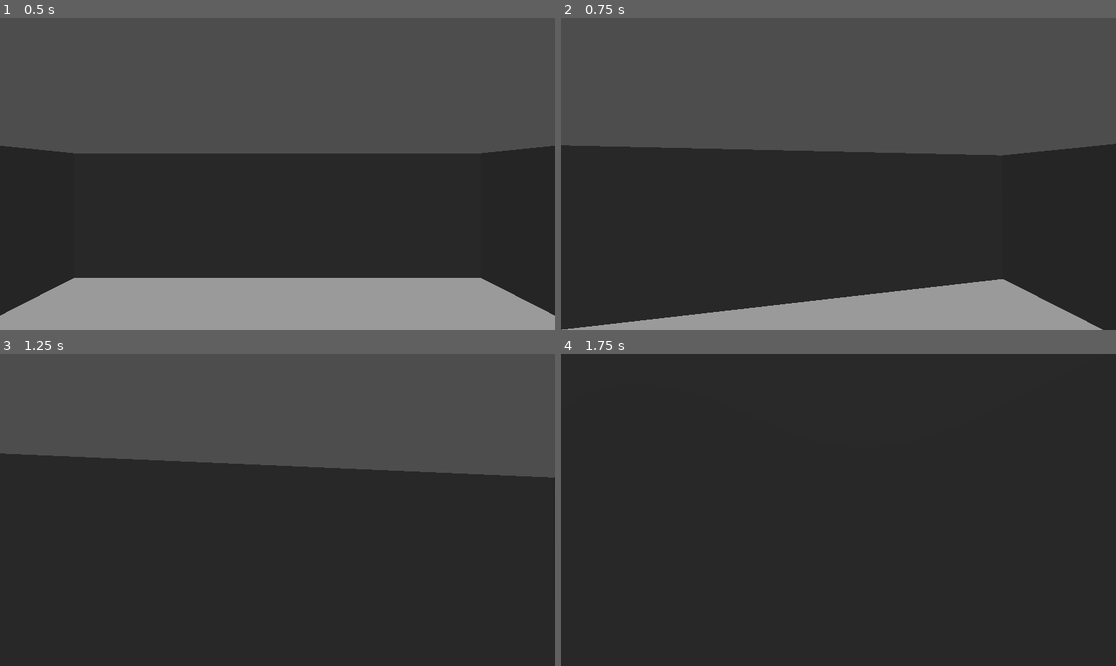
Above: before the commit, frames 1-4 (two rows, left to right).
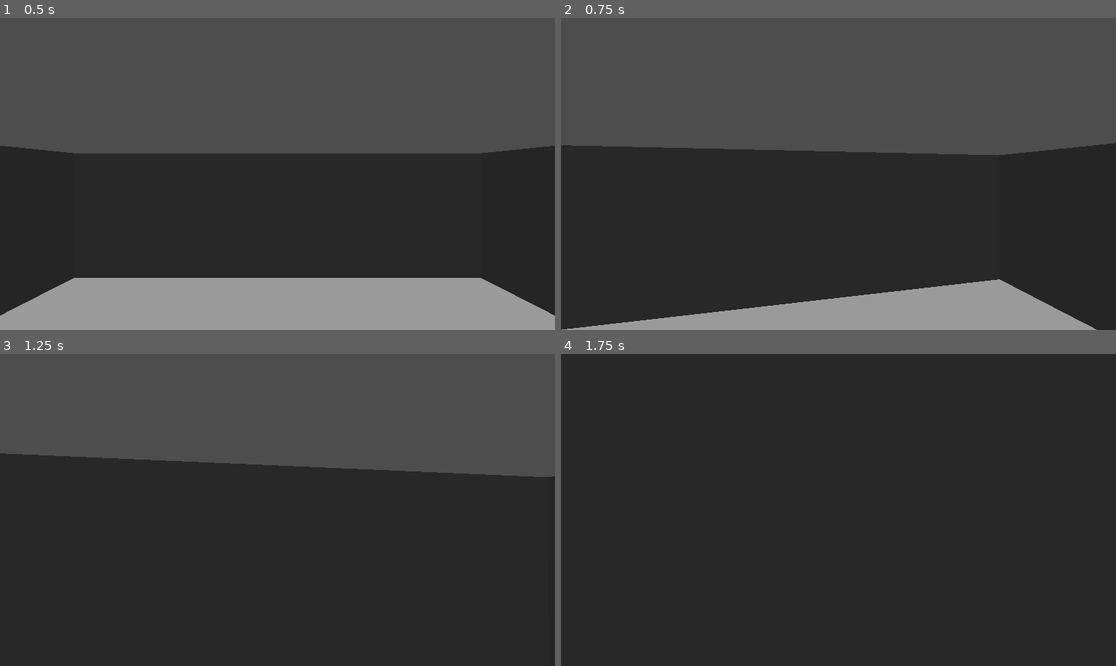
Above: after the commit, the same moments.

Repository: Ne-x-us-vault/Nexus_Blend
Game: Godot game, scene res://level_1.tscn
Same seed, same stepped clock (60 frames per second), same inputs: the game is played once before the commit and once after it.
Inputs (mouse positions are in pixels of both pictures, inside the frame that each line leads up to):
- Up to frame 1 (0.5 s): no input
- Up to frame 2 (0.75 s): tap Enter at 0.5 s; move the mouse to (866, 174) at 0.52 s; hold W (move_forward) from 0.53 s (still down)
- Up to frame 3 (1.25 s): keep holding W (move_forward)
- Up to frame 4 (1.75 s): keep holding W (move_forward); move the mouse to (810, 510) at 1.27 s

Frame 1 is identical in both runs. In frame 2, 0.2% of the frame differs, in the area x 1-100%, y 40-100%; in frame 3, less than 0.1%; in frame 4, less than 0.1%.

Commit message:
pre load issue fixed in game

Diff:
--- a/godot_runtime/officegame/level_1.gd
+++ b/godot_runtime/officegame/level_1.gd
@@ -12,8 +12,16 @@
 func _ready():
 	print("========== NexusBlend Runtime ==========")
 	print("Runtime Started")
+
+	# Keep the game floating above other windows
 	DisplayServer.window_set_flag(DisplayServer.WINDOW_FLAG_ALWAYS_ON_TOP, true)
-	load_submission()
+
+	# IMPORTANT:
+	# Start every level with an empty environment.
+	# The user's model should only appear after Sync To Game.
+	clear_submission()
+
+	# Connect to the NexusBlend launcher
 	connect_to_launcher()
 
 
@@ -26,52 +34,71 @@
 # ---------------------------------------------------
 func connect_to_launcher():
 	var err = ws.connect_to_url(WS_URL)
+
 	if err != OK:
 		print("WebSocket: failed to connect to launcher")
 	else:
 		print("WebSocket: connecting to launcher...")
 
+
 func poll_websocket():
+
 	ws.poll()
+
 	var state = ws.get_ready_state()
 
 	if state == WebSocketPeer.STATE_OPEN:
-		if not ws_connected:
+
+		if !ws_connected:
 			ws_connected = true
 			print("WebSocket: connected to launcher")
 
 		while ws.get_available_packet_count() > 0:
+
 			var packet = ws.get_packet()
 			var msg = packet.get_string_from_utf8()
+
 			handle_message(msg)
 
 	elif state == WebSocketPeer.STATE_CLOSED:
+
 		if ws_connected:
 			ws_connected = false
 			print("WebSocket: disconnected from launcher")
 
+
 func send_to_launcher(payload: Dictionary):
+
 	if ws.get_ready_state() == WebSocketPeer.STATE_OPEN:
 		ws.send_text(JSON.stringify(payload))
 
+
 func handle_message(msg: String):
+
 	var json = JSON.parse_string(msg)
+
 	if json is Dictionary and json.has("type"):
+
 		match json["type"]:
+
 			"SYNC_MODEL":
+
 				print("WebSocket: received SYNC_MODEL")
+
 				var file = json.get("file", DEFAULT_MODEL)
+
 				model_path = "res://exports/" + file
+
 				reload_submission()
 
 
 # ---------------------------------------------------
-# Loads the user's current Blender submission
+# Loads the user's latest Blender submission
 # ---------------------------------------------------
 func load_submission() -> bool:
 
 	if !FileAccess.file_exists(model_path):
-		print("No " + model_path + " found.")
+		print("No model found: ", model_path)
 		return false
 
 	var gltf_doc = GLTFDocument.new()
@@ -94,6 +121,7 @@
 	print("--------------------------------")
 	print("Submission Loaded Successfully")
 	print("--------------------------------")
+
 	return true
 
 
@@ -111,8 +139,7 @@
 
 
 # ---------------------------------------------------
-# Reloads the latest exported model and reports back
-# to the launcher so the UI can show "Synced".
+# Reloads the latest synced model
 # ---------------------------------------------------
 func reload_submission():
 
@@ -125,7 +152,7 @@
 	send_to_launcher({
 		"type": "MODEL_LOADED",
 		"ok": ok,
-		"message": "" if ok else "Failed to load model: " + model_path,
+		"message": "" if ok else "Failed to load model: " + model_path
 	})
 
 
Binary file changed: godot_runtime/officegame/exports/submission.glb
Not shown, changed: shared/exports/submission.glb
